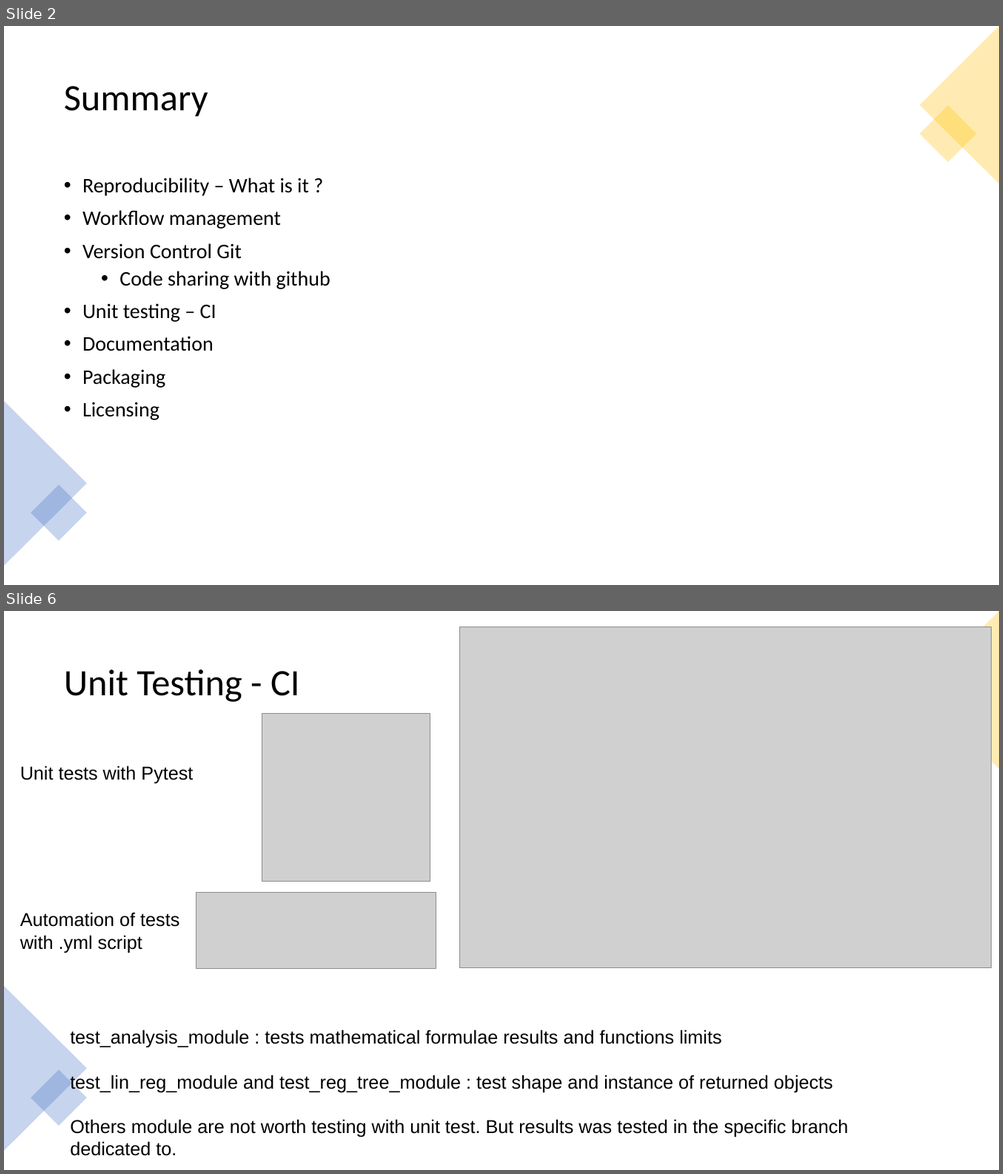
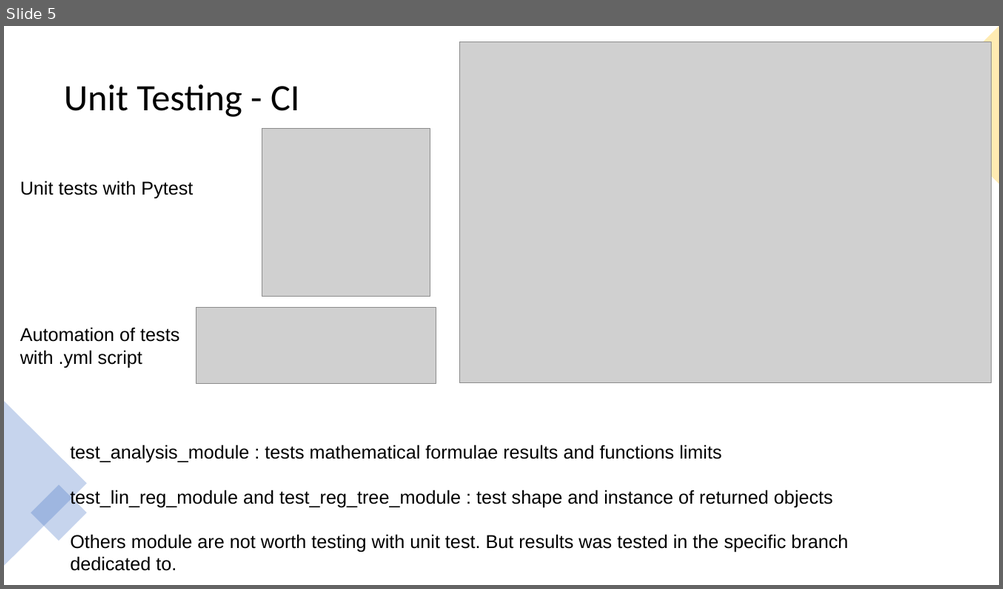
Before and after one commit to Laurasid/M05_Project, a slide deck: pres_full.pptx. Shown one above the other, each under a label of ours: slides 2 and 6 before the commit, slide 5 after it; the slides between them are not shown. The pictures are 1003x1174 and 1003x589 pixels, drawn with LibreOffice and Linux fonts; fonts in the diff are those of the drawing; grey boxes stand for pictures. Boxes give left, top, right and bottom in pixels: in the first picture for what was removed or moved away, otherwise in the second. Text is boxed around its words. In the diff, an @@ line names an element or a change of style, - is before the commit and + after.

```diff
--- a/pres_full.pptx
+++ b/pres_full.pptx
@@ slide 2 removed at <box>4,26,999,585</box>, background #FFFFFF @@
@@ triangle removed at <box>919,26,999,184</box> @@
@@ title removed at <box>64,86,208,116</box> @@
-Summary
@@ rectangle removed at <box>919,106,976,163</box> @@
@@ text removed at <box>82,178,330,420</box> @@
-• Reproducibility – What is it ?
-• Workflow management
-• Version Control Git
-  • Code sharing with github
-• Unit testing – CI
-• Documentation
-• Packaging
-• Licensing
@@ triangle removed at <box>4,401,87,566</box> @@
@@ rectangle removed at <box>31,485,87,541</box> @@
@@ what was slide 6 is now slide 5 @@
```
Also in this commit, not shown: 4 slides changed, 2 slides added, 2 other slides removed.
